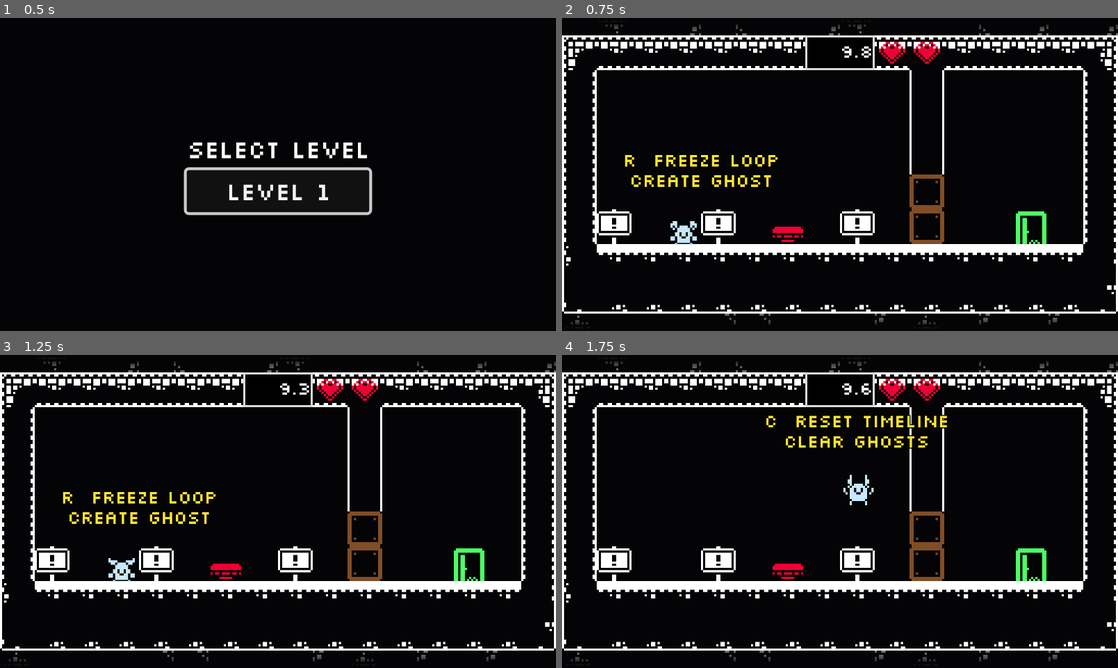
Above: before the commit, frames 1-4 (two rows, left to right).
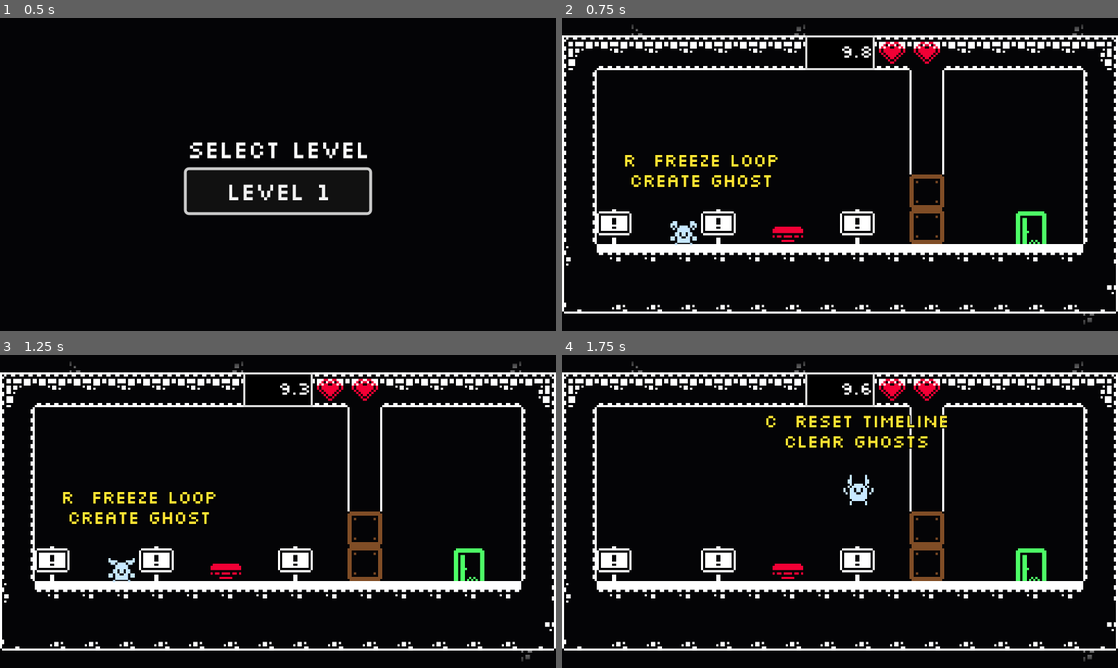
Above: after the commit, the same moments.

Repository: moellh/gmtk-game-jam-2026
Game: Godot game, scene res://src/level_select.tscn
The game is run twice, just before and just after one commit, with the same random seed, the same clock (stepped at 60 frames per second) and the same inputs.
Inputs:
- Up to frame 1 (0.5 s): no input
- Up to frame 2 (0.75 s): click "Level 1" at 0.5 s
- Up to frame 3 (1.25 s): no input
- Up to frame 4 (1.75 s): hold Right (move_right) from 1.28 s (still down); tap C (clear) at 1.35 s; tap Space (jump) at 1.52 s

Frame 1 is identical in both runs. In frame 2, 0.5% of the frame differs, in the area x 1-100%, y 2-98%; in frame 3, 0.5%; in frame 4, 0.5%.

Commit message:
world: reduce outside decoration density

Diff:
--- a/src/outside_fill.gd
+++ b/src/outside_fill.gd
@@ -46,7 +46,7 @@
 				^ cell.y * 19349663
 				^ 83492791
 			)
-			if posmod(value, 4) == 0:
+			if posmod(value, 4) != 0:
 				continue
 
 			var atlas_cell := ATLAS_CELLS[
